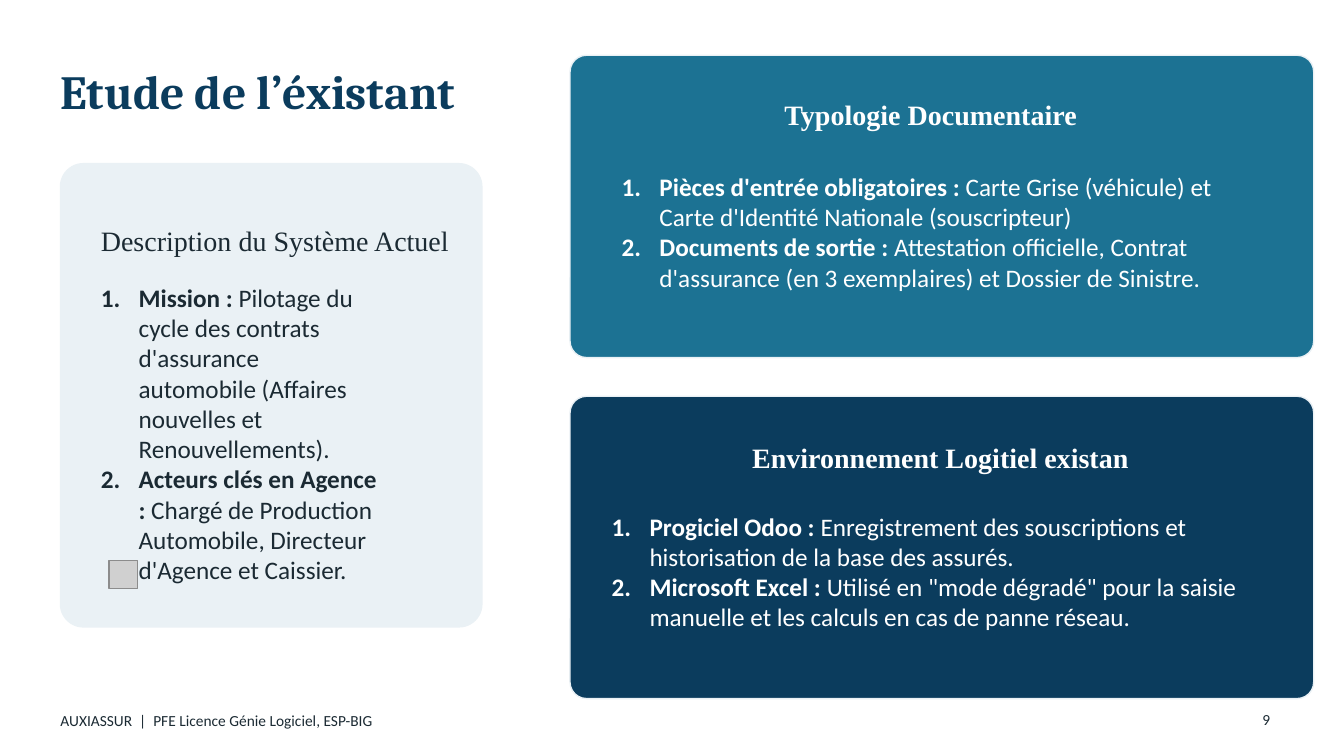
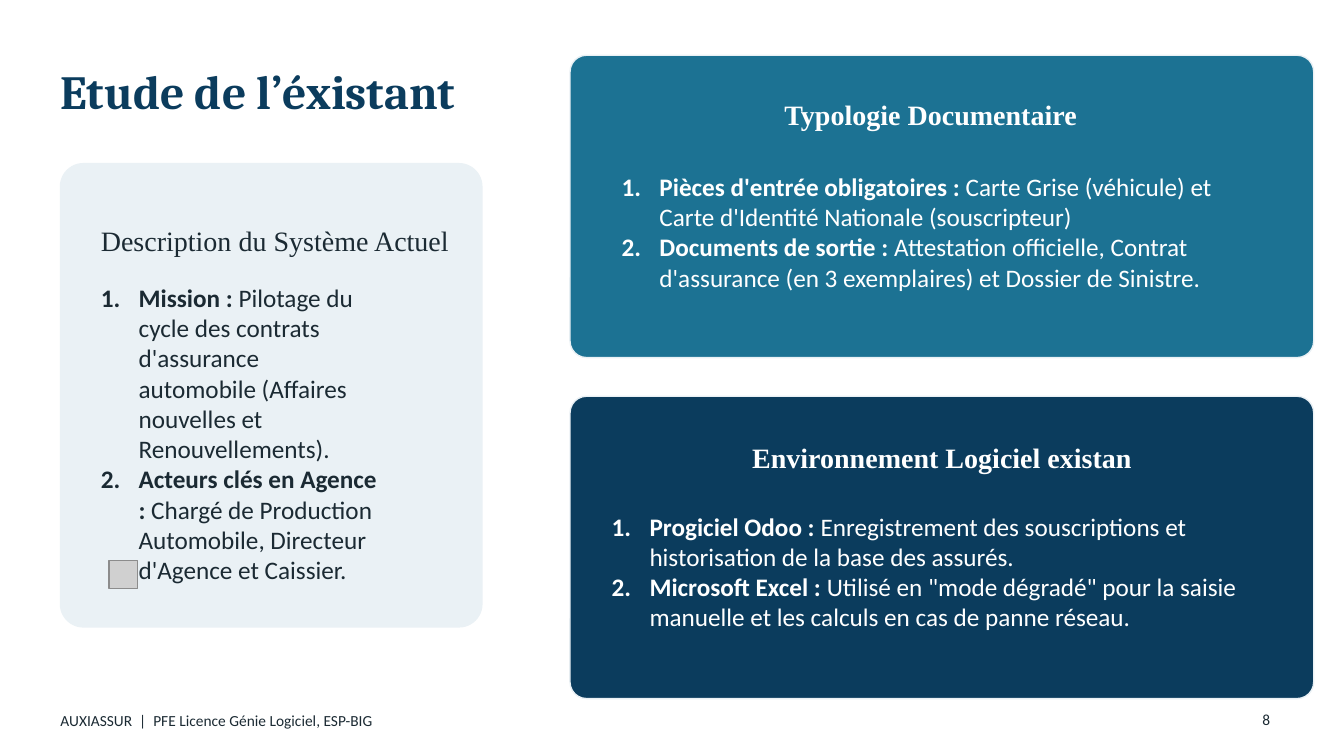
Before and after one commit to LaithSama/AUXIDRIVE, a slide deck: slide 9 of Sources/Conception et developpement d'une application de gestion d'assurance automobile - soutenance.pptx. Drawn at 1344x756 pixels with LibreOffice and Linux fonts; fonts in the diff are those of the drawing; grey boxes stand for pictures. Boxes give left, top, right and bottom in pixels: in the first picture for what was removed or moved away, otherwise in the second. Text is boxed around its words. In the diff, an @@ line names an element or a change of style, - is before the commit and + after.

```diff
--- a/Sources/Conception et developpement d'une application de gestion d'assurance automobile - soutenance.pptx
+++ b/Sources/Conception et developpement d'une application de gestion d'assurance automobile - soutenance.pptx
@@ text at (752, 448, 1131, 474): text changed @@
-Environnement Logitiel existan
+Environnement Logiciel existan
@@ text at (1262, 714, 1270, 725): text changed @@
-9
+8
```
Also in this commit, not shown: 18 other slides changed, 1 slide added, 58 other files.
